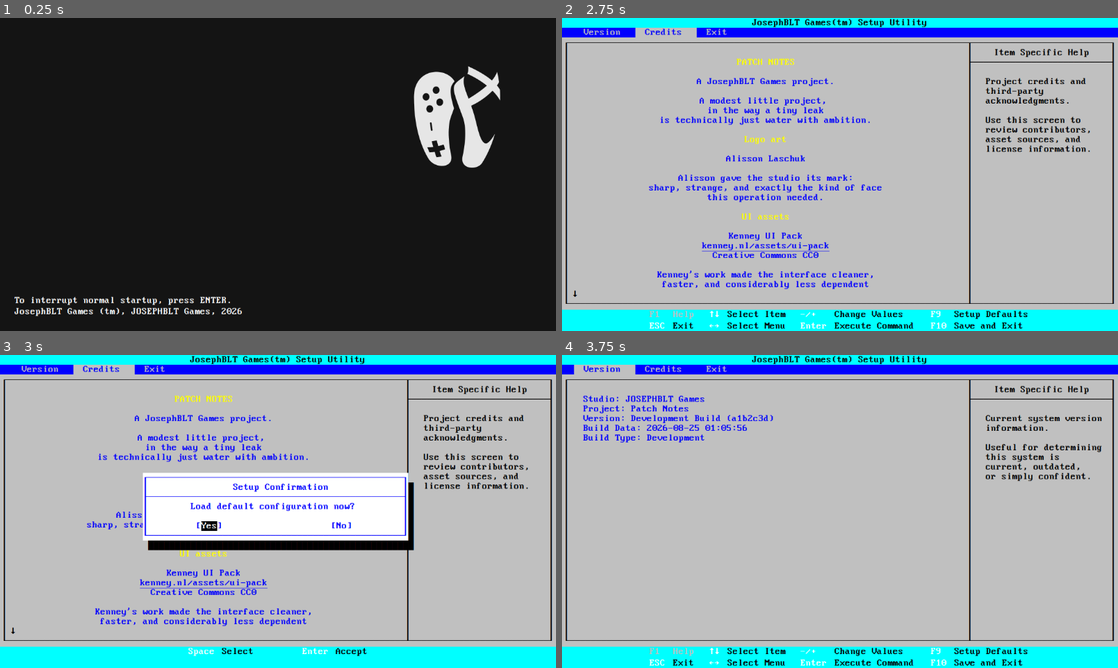
Above: before the commit, frames 1-4 (two rows, left to right).
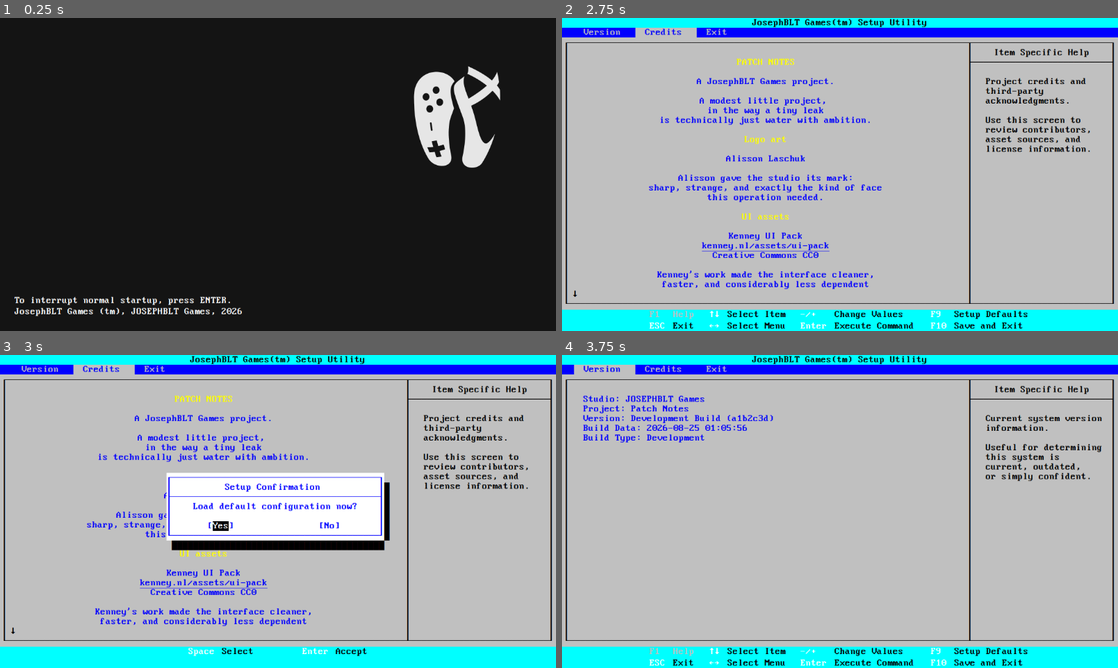
Above: after the commit, the same moments.

Repository: Josephblt/patch-notes
Game: Godot game, scene res://scenes/startup.tscn
Same seed, same stepped clock (60 frames per second), same inputs: the game is played once before the commit and once after it.
Inputs:
- Up to frame 1 (0.25 s): no input
- Up to frame 2 (2.75 s): tap Enter (bios_accept) at 0.5, 2 s; hold Right (bios_right) 0.53-1.28 s; hold Enter (bios_accept) 0.53-1.28 s; hold Down (bios_down) 1.28-2.03 s; tap Space (bios_select) at 1.35 s; hold Right (bios_right) from 2.03 s (still down); hold Enter (bios_accept) from 2.03 s (still down)
- Up to frame 3 (3 s): release Right (bios_right) at 2.78 s; release Enter (bios_accept) at 2.78 s; hold F9 (bios_setup_defaults) from 2.78 s (still down); tap Space (bios_select) at 2.85 s
- Up to frame 4 (3.75 s): tap Enter (bios_accept) at 3.5 s; release F9 (bios_setup_defaults) at 3.53 s; hold Left (bios_left) from 3.53 s (still down); hold Enter (bios_accept) from 3.53 s (still down)

Frames 1-2 are identical in both runs. In frame 3, 3.5% of the frame differs, in the area x 25-75%, y 37-63%; in frame 4, nothing differs.

Commit message:
Resize load setup defaults BIOS dialog

Diff:
--- a/src/scenes/bios/dialogs/load_setup_defaults_dialog.tscn
+++ b/src/scenes/bios/dialogs/load_setup_defaults_dialog.tscn
@@ -23,9 +23,9 @@
 anchor_top = 0.5
 anchor_right = 0.5
 anchor_bottom = 0.5
-offset_left = -280.5
+offset_left = -230.0
 offset_top = -80.0
-offset_right = 280.5
+offset_right = 230.0
 offset_bottom = 80.0
 grow_horizontal = 2
 grow_vertical = 2
@@ -44,7 +44,7 @@
 theme_override_fonts/font = ExtResource("2_meylx")
 theme_override_font_sizes/font_size = 20
 theme_override_styles/normal = SubResource("StyleBoxFlat_m7cxi")
-text = "┌────────────────────────────────────────────────┐"
+text = "┌───────────────────────────────────────┐"
 horizontal_alignment = 1
 vertical_alignment = 1
 
@@ -68,7 +68,7 @@
 theme_override_fonts/font = ExtResource("2_meylx")
 theme_override_font_sizes/font_size = 20
 theme_override_styles/normal = SubResource("StyleBoxFlat_iuvg4")
-text = "│                Setup Confirmation              │"
+text = "│          Setup Confirmation           │"
 horizontal_alignment = 1
 vertical_alignment = 1
 
@@ -92,7 +92,7 @@
 theme_override_fonts/font = ExtResource("2_meylx")
 theme_override_font_sizes/font_size = 20
 theme_override_styles/normal = SubResource("StyleBoxFlat_iuvg4")
-text = "├────────────────────────────────────────────────┤"
+text = "├───────────────────────────────────────┤"
 horizontal_alignment = 1
 vertical_alignment = 1
 
@@ -116,7 +116,7 @@
 theme_override_fonts/font = ExtResource("2_meylx")
 theme_override_font_sizes/font_size = 20
 theme_override_styles/normal = SubResource("StyleBoxFlat_iuvg4")
-text = "│        Load default configuration now?         │"
+text = "│    Load default configuration now?    │"
 horizontal_alignment = 1
 vertical_alignment = 1
 
@@ -140,7 +140,7 @@
 theme_override_fonts/font = ExtResource("2_meylx")
 theme_override_font_sizes/font_size = 20
 theme_override_styles/normal = SubResource("StyleBoxFlat_iuvg4")
-text = "│                                                │"
+text = "│                                       │"
 horizontal_alignment = 1
 vertical_alignment = 1
 
@@ -302,7 +302,7 @@
 theme_override_fonts/font = ExtResource("2_meylx")
 theme_override_font_sizes/font_size = 20
 theme_override_styles/normal = SubResource("StyleBoxFlat_iuvg4")
-text = "└────────────────────────────────────────────────┘"
+text = "└───────────────────────────────────────┘"
 horizontal_alignment = 1
 vertical_alignment = 1
 
@@ -321,5 +321,5 @@
 theme_override_colors/font_color = Color(0, 0, 0, 1)
 theme_override_fonts/font = ExtResource("2_meylx")
 theme_override_font_sizes/font_size = 20
-text = " ██████████████████████████████████████████████████"
-vertical_alignment = 1
+text = " ████████████████████████████████████████"
+vertical_alignment = 1
